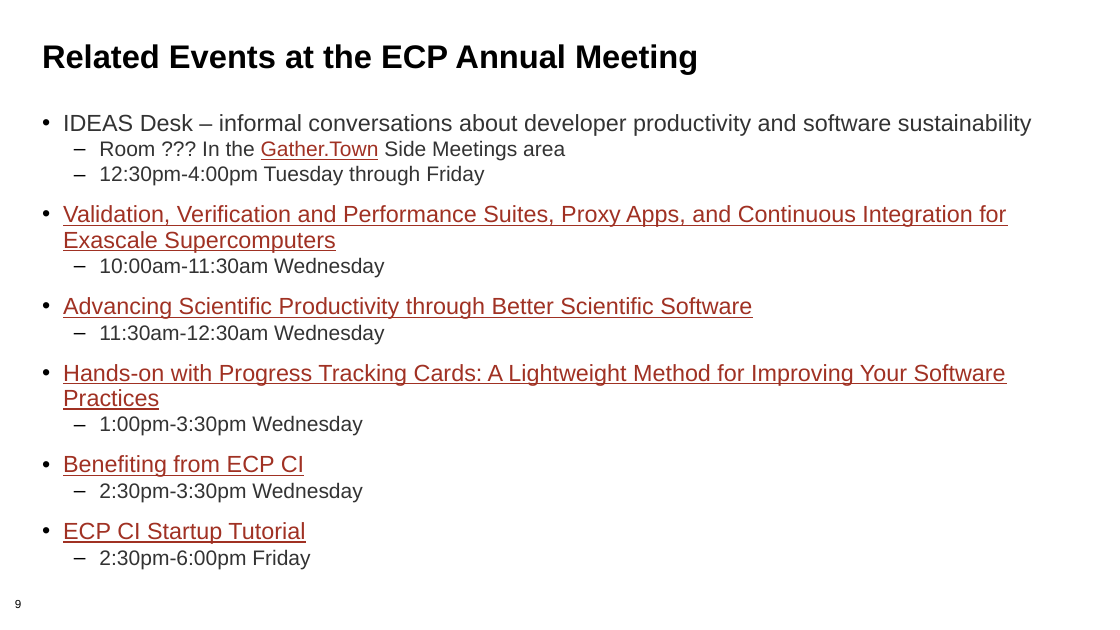
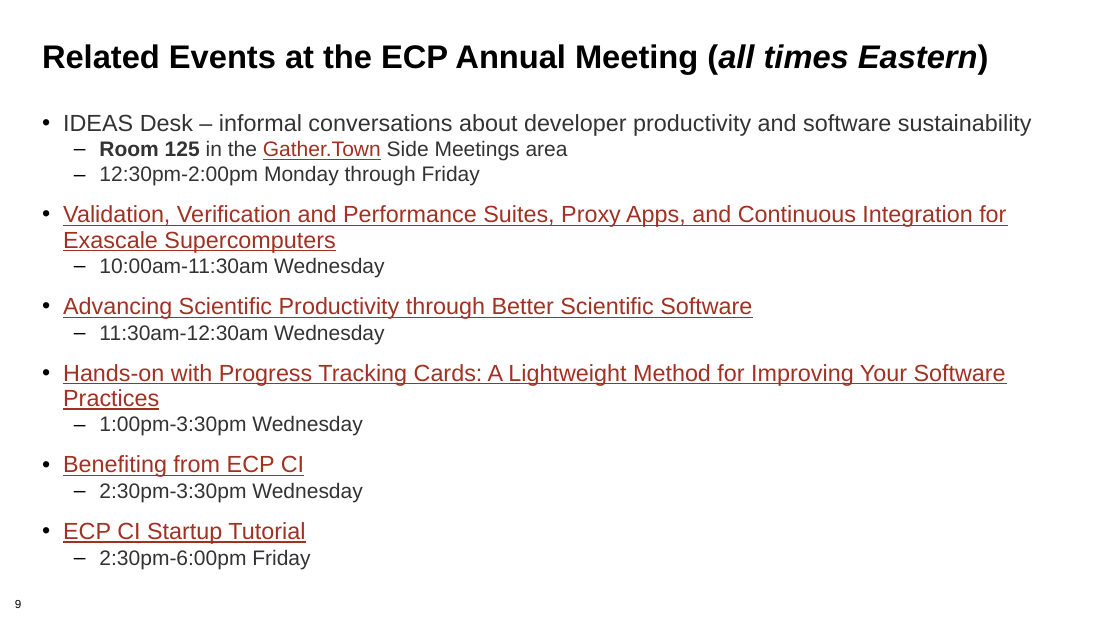
Before and after one commit to bssw-tutorial/presentations, a slide deck: slide 9 of final-presentations/2021-04-12-ecpam/05-summary.pptx. Drawn at 1120x630 pixels with LibreOffice and Linux fonts; fonts in the diff are those of the drawing; background and template pictures are left out. Boxes give left, top, right and bottom in pixels: in the first picture for what was removed or moved away, otherwise in the second. Text is boxed around its words. In the diff, an @@ line names an element or a change of style, - is before the commit and + after.

```diff
--- a/final-presentations/2021-04-12-ecpam/05-summary.pptx
+++ b/final-presentations/2021-04-12-ecpam/05-summary.pptx
@@ title at (x1=42, y1=44, x2=989, y2=74): text changed @@
-Related Events at the ECP Annual Meeting
+Related Events at the ECP Annual Meeting (all times Eastern)
@@ text at (x1=99, y1=140, x2=568, y2=186): text changed @@
-  – Room ??? In the Gather.Town Side Meetings area
-  – 12:30pm-4:00pm Tuesday through Friday
+  – Room 125 in the Gather.Town Side Meetings area
+  – 12:30pm-2:00pm Monday through Friday
```
Also in this commit, not shown: 1 other file.
